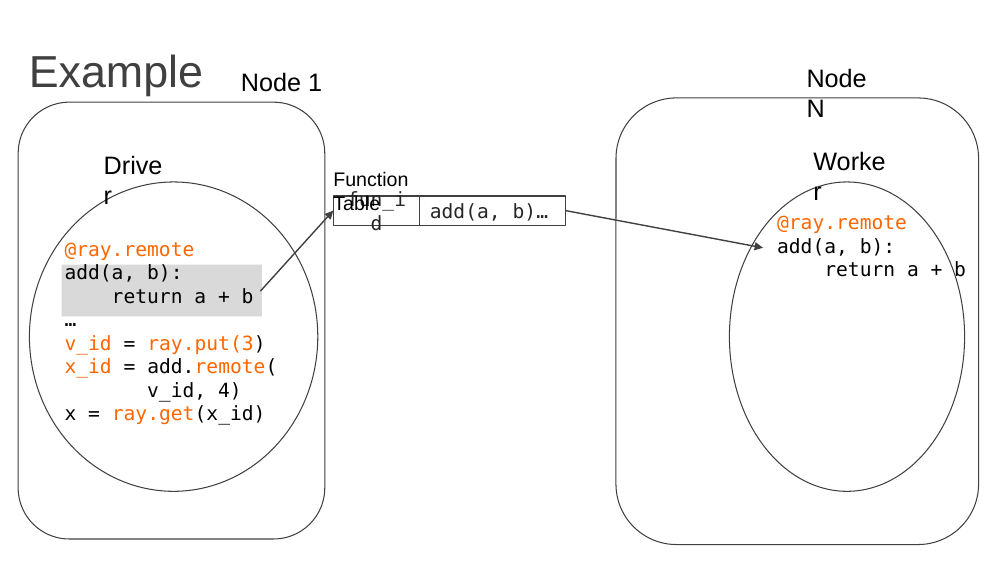
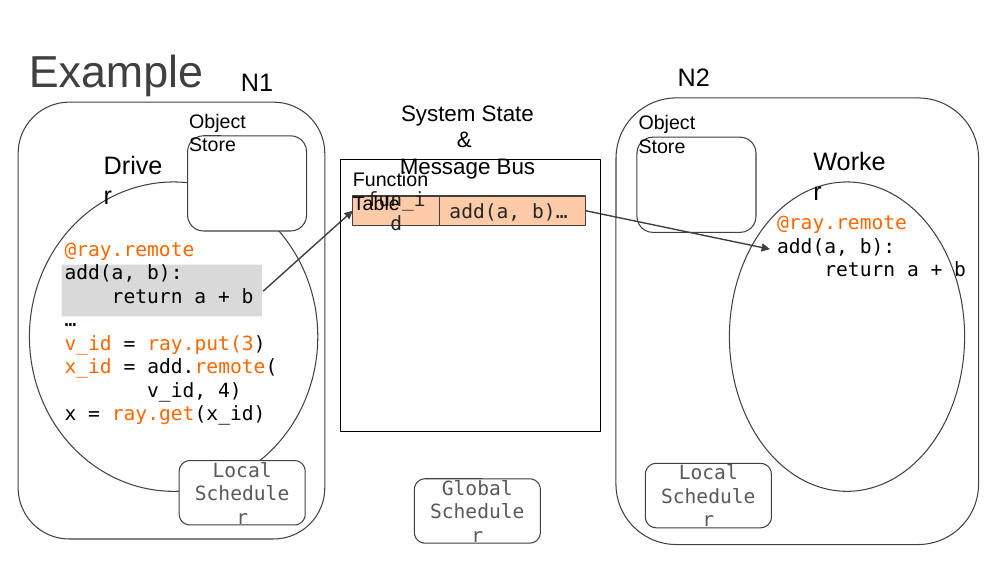
Before and after one commit to amplab/cs262a-fall2016, a slide deck: slide 52 of notes/04-e2e-projects.pptx. Drawn at 1008x567 pixels with LibreOffice and Linux fonts; fonts in the diff are those of the drawing. Boxes give left, top, right and bottom in pixels: in the first picture for what was removed or moved away, otherwise in the second. Text is boxed around its words. In the diff, an @@ line names an element or a change of style, - is before the commit and + after.

```diff
--- a/notes/04-e2e-projects.pptx
+++ b/notes/04-e2e-projects.pptx
@@ text at (x1=241, y1=73, x2=273, y2=91): text changed @@
-Node 1
+N1
@@ text added at (x1=678, y1=68, x2=710, y2=86), 18 pt, text #000000 @@
+N2
@@ text removed at (x1=807, y1=68, x2=867, y2=117) @@
-Node N
@@ text added at (x1=189, y1=113, x2=246, y2=152), 14 pt, text #000000 @@
+Object Store
@@ text added at (x1=400, y1=105, x2=535, y2=180), 16 pt, text #000000 @@
+System State &
+Message Bus
@@ text added at (x1=639, y1=114, x2=696, y2=154), 14 pt, text #000000 @@
+Object Store
@@ rounded rectangle added at (x1=187, y1=136, x2=306, y2=231), fill #FFFFFF, outline #404040 0.75 pt @@
@@ rounded rectangle added at (x1=637, y1=137, x2=756, y2=232), fill #FFFFFF, outline #404040 0.75 pt @@
@@ rectangle added at (x1=341, y1=159, x2=601, y2=430), outline #000000 0.75 pt @@
@@ 2 rectangles, 1 text moved together from (x1=333, y1=171, x2=566, y2=225) to (x1=353, y1=171, x2=586, y2=225) @@
@@ rectangle "fun_id" at (x1=353, y1=196, x2=439, y2=225): fill #FFFFFF to #FF6600 at 34% opacity @@
@@ rectangle "add(a, b)…" at (x1=439, y1=196, x2=586, y2=225): fill #FFFFFF to #FF6600 at 34% opacity @@
@@ arrow moved from (260, 291) - (334, 211) to (263, 291) - (353, 211) @@
@@ arrow moved from (565, 211) - (763, 248) to (586, 211) - (770, 249) @@
@@ rounded rectangle added at (x1=179, y1=461, x2=305, y2=525), fill #FFFFFF, outline #404040 0.75 pt, 14 pt, text #595959 @@
+Local
+Scheduler
@@ rounded rectangle added at (x1=414, y1=479, x2=540, y2=543), fill #FFFFFF at 34% opacity, outline #404040 0.75 pt, 14 pt, text #595959 @@
+Global
+Scheduler
@@ rounded rectangle added at (x1=645, y1=464, x2=771, y2=528), fill #FFFFFF at 34% opacity, outline #404040 0.75 pt, 14 pt, text #595959 @@
+Local
+Scheduler
```
Also in this commit, not shown: 10 other slides changed, 3 slides added.
